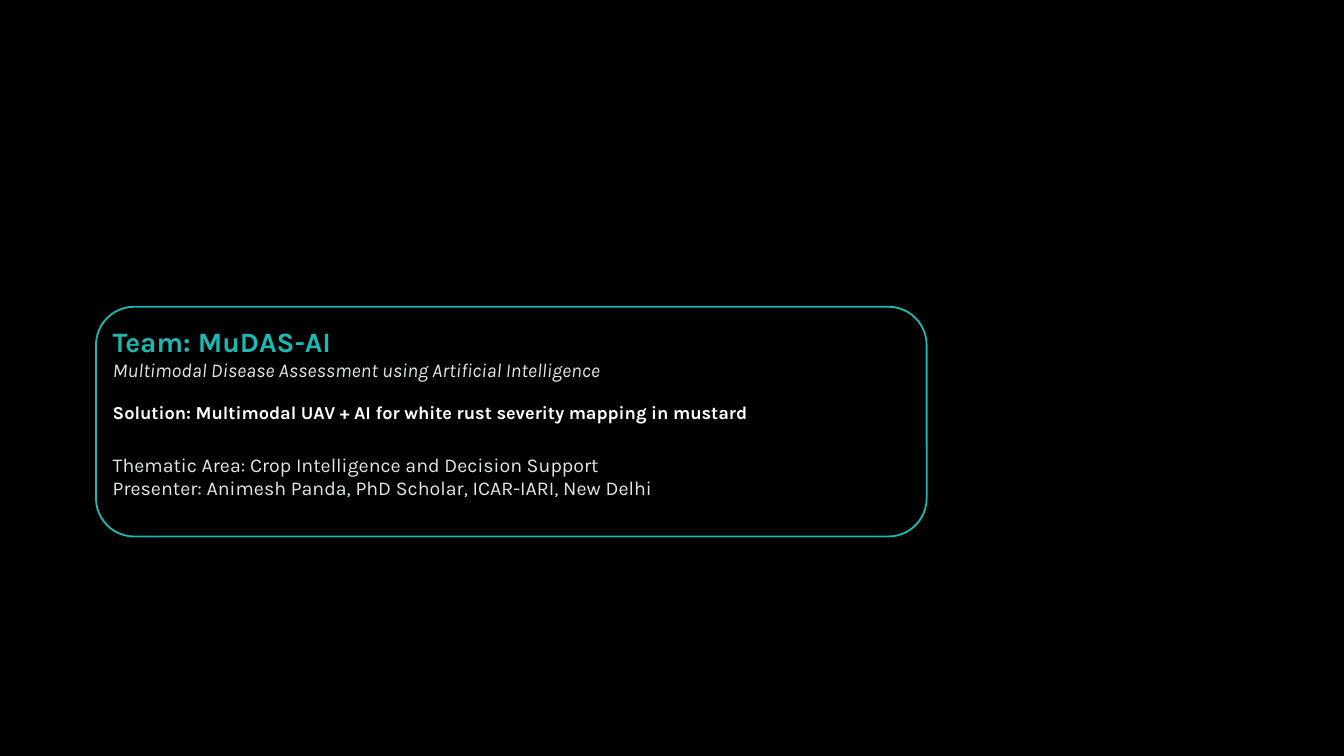
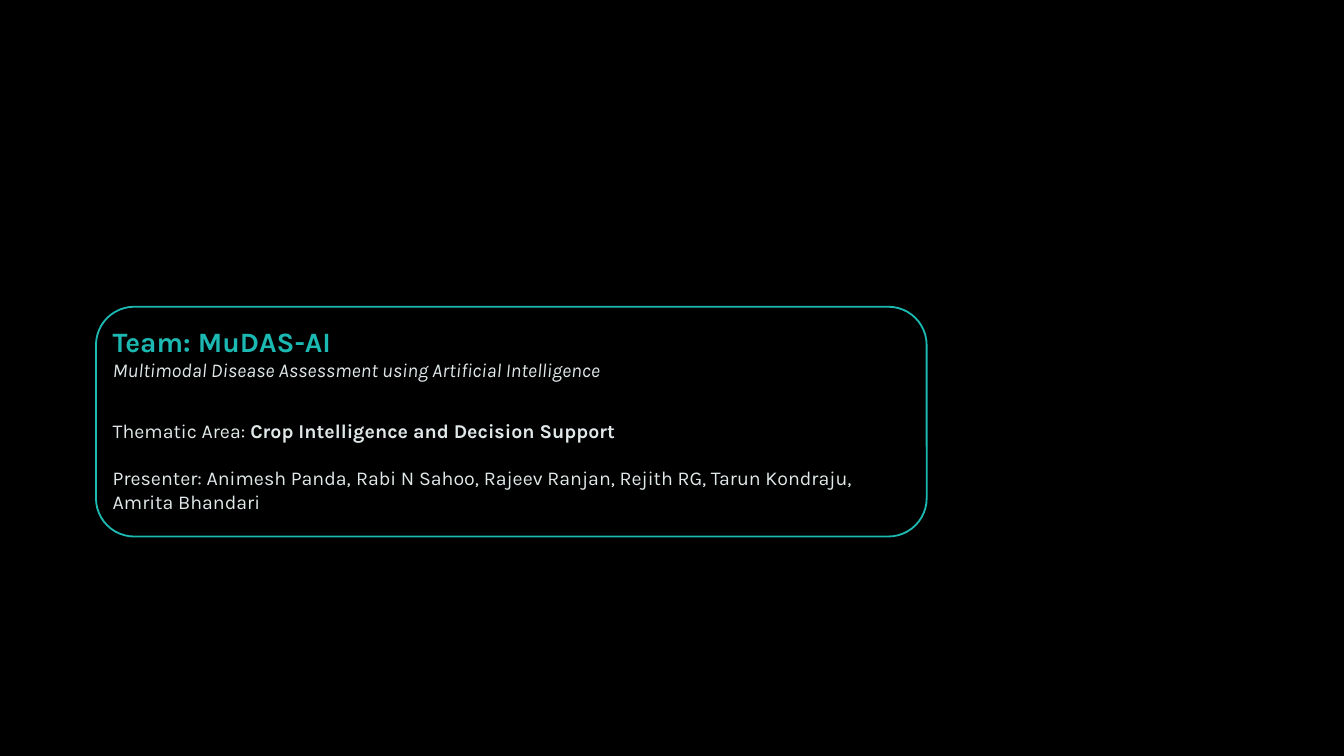
Before and after one commit to animesh270799-ctrl/meta, a slide deck: slide 1 of MuDAS-AI_Initial_Team_Pitch.pptx. Drawn at 1344x756 pixels with LibreOffice and Linux fonts; fonts in the diff are those of the drawing; background and template pictures are left out. Boxes give left, top, right and bottom in pixels: in the first picture for what was removed or moved away, otherwise in the second. Text is boxed around its words. In the diff, an @@ line names an element or a change of style, - is before the commit and + after.

```diff
--- a/MuDAS-AI_Initial_Team_Pitch.pptx
+++ b/MuDAS-AI_Initial_Team_Pitch.pptx
@@ text "Thematic Area: Crop Intelligence and ..." moved from (x1=113, y1=458, x2=652, y2=497) to (x1=113, y1=424, x2=851, y2=510) @@
@@ text removed at (x1=113, y1=406, x2=747, y2=424) @@
-Solution: Multimodal UAV + AI for white rust severity mapping in mustard
@@ text at (x1=113, y1=424, x2=615, y2=443): bold on in "Crop Intelligence and Decision Support" @@
@@ text at (x1=113, y1=471, x2=851, y2=510): text changed @@
-Presenter: Animesh Panda, PhD Scholar, ICAR-IARI, New Delhi
+Presenter: Animesh Panda, Rabi N Sahoo, Rajeev Ranjan, Rejith RG, Tarun Kondraju, Amrita Bhandari
```
Also in this commit, not shown: 4 other slides changed.
